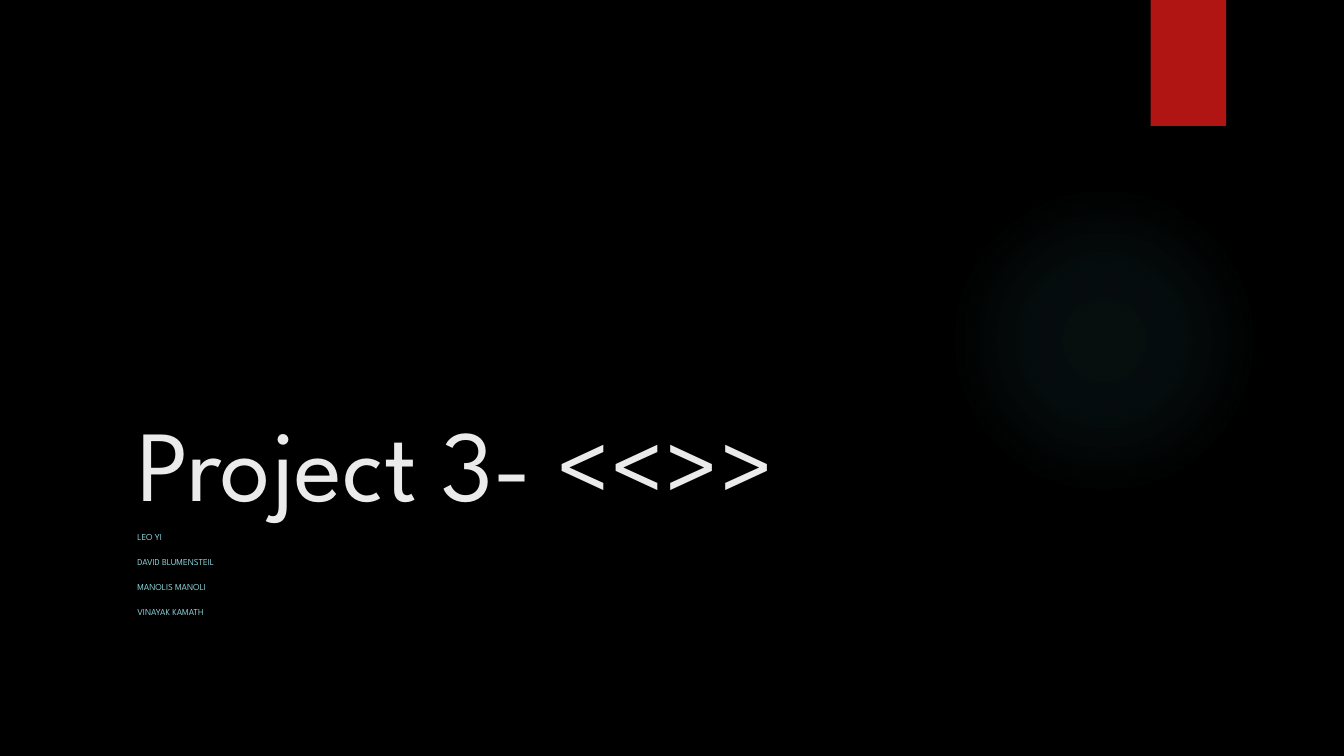
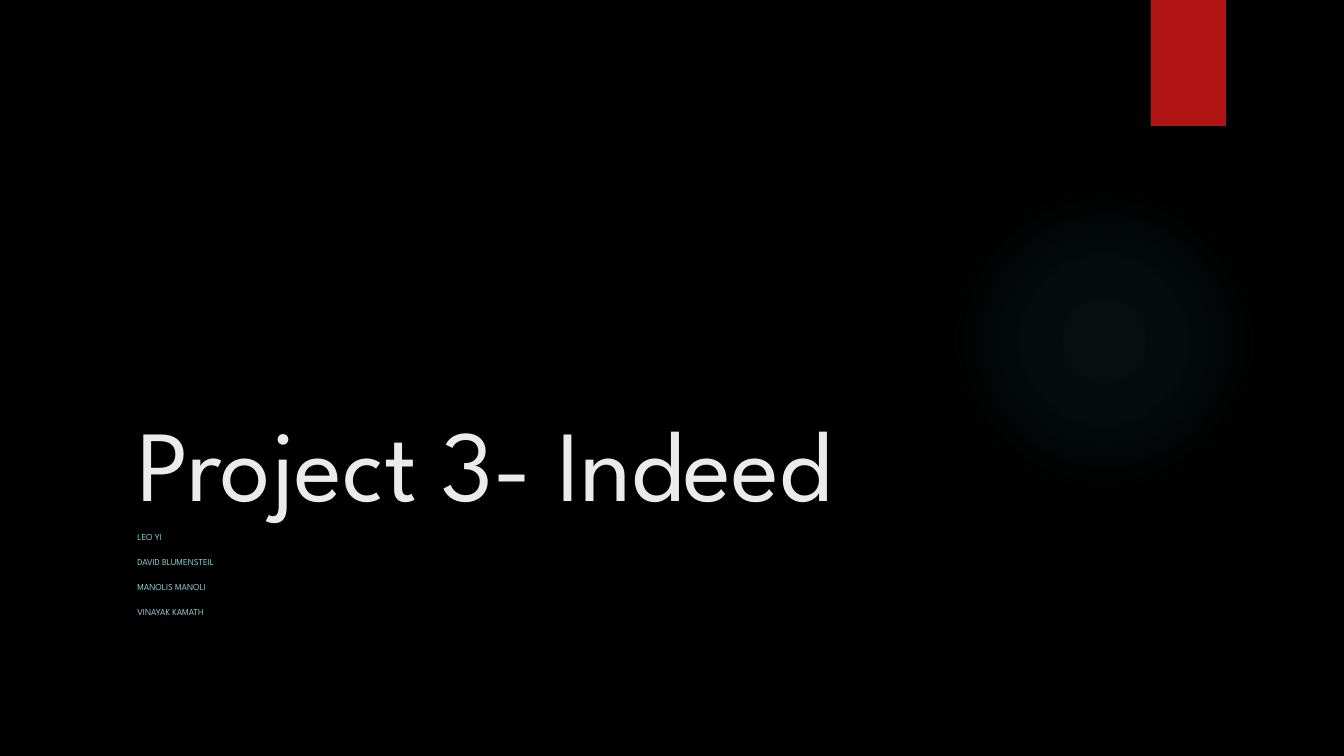
Before and after one commit to kamathvk1982/DATA-607-Project-3, a slide deck: slide 1 of Data607-Project3-Presentation.pptx. Drawn at 1344x756 pixels with LibreOffice and Linux fonts; fonts in the diff are those of the drawing; background and template pictures are left out. Boxes give left, top, right and bottom in pixels: in the first picture for what was removed or moved away, otherwise in the second. Text is boxed around its words. In the diff, an @@ line names an element or a change of style, - is before the commit and + after.

Commit message:
Update Data607-Project3-Presentation.pptx
Updated last Slide

```diff
--- a/Data607-Project3-Presentation.pptx
+++ b/Data607-Project3-Presentation.pptx
@@ title at <box>137,431,832,523</box>: text changed @@
-Project 3- <<>>
+Project 3- Indeed
```
